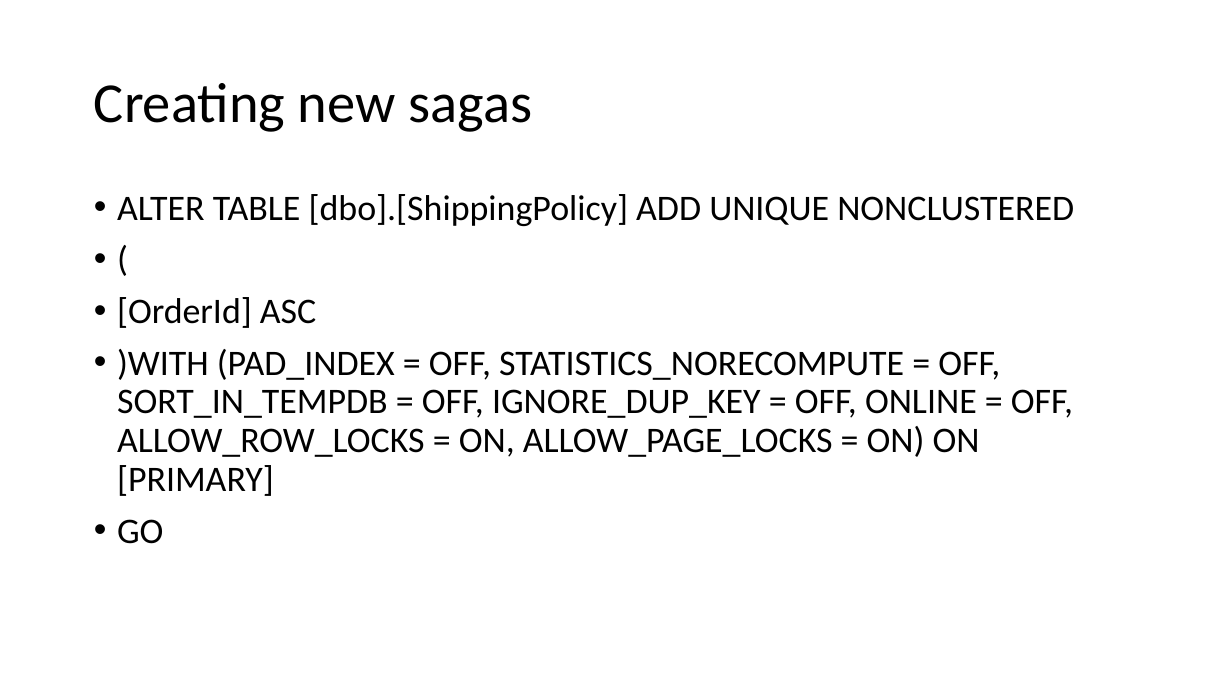
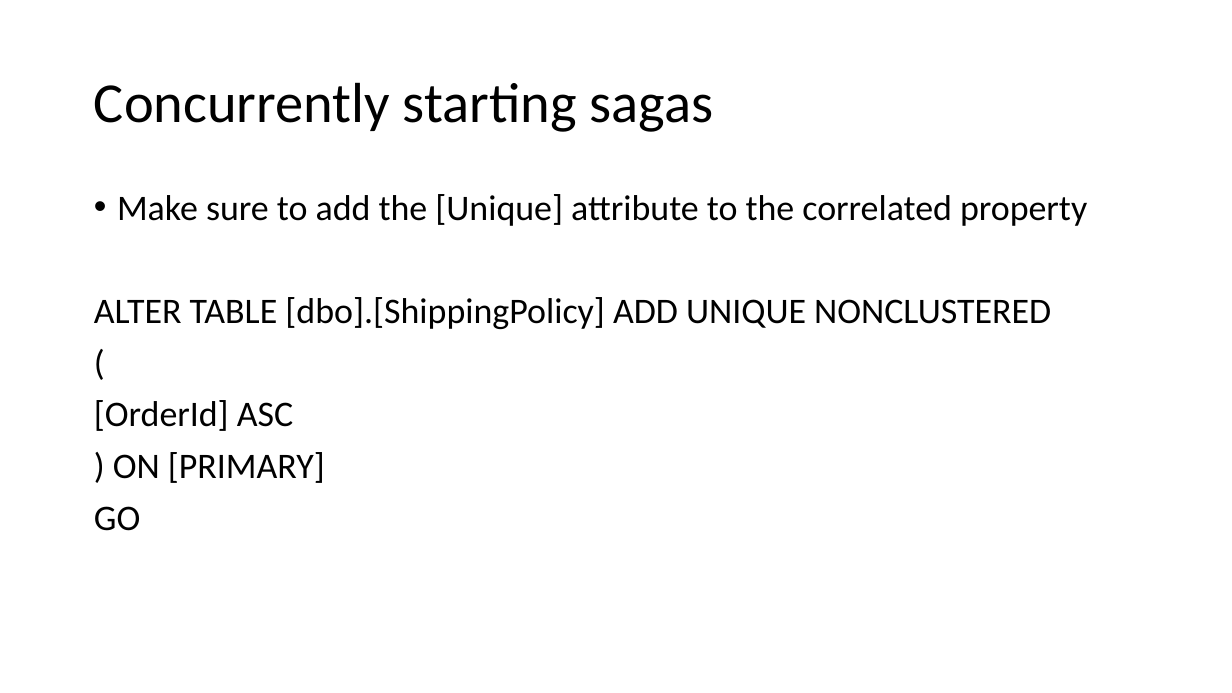
Before and after one commit to Particular/SagaMasterClass, a slide deck: slide 21 of SagaMasterClass.pptx. Drawn at 1232x693 pixels with LibreOffice and Linux fonts; fonts in the diff are those of the drawing. Boxes give left, top, right and bottom in pixels: in the first picture for what was removed or moved away, otherwise in the second. Text is boxed around its words. In the diff, an @@ line names an element or a change of style, - is before the commit and + after.

```diff
--- a/SagaMasterClass.pptx
+++ b/SagaMasterClass.pptx
@@ title at [94, 82, 714, 132]: text changed @@
-Creating new sagas
+Concurrently starting sagas
@@ text at [117, 194, 1087, 226]: paragraph added @@
+• Make sure to add the [Unique] attribute to the correlated property
@@ text at [94, 297, 1051, 531]: bullet • to none @@
@@ text at [113, 452, 325, 483]: text changed @@
-• )WITH (PAD_INDEX = OFF, STATISTICS_NORECOMPUTE = OFF, SORT_IN_TEMPDB = OFF, IGNORE_DUP_KEY = OFF, ONLINE = OFF, ALLOW_ROW_LOCKS = ON, ALLOW_PAGE_LOCKS = ON) ON [PRIMARY]
+) ON [PRIMARY]
```
Also in this commit, not shown: 11 other slides changed, 1 other file.
